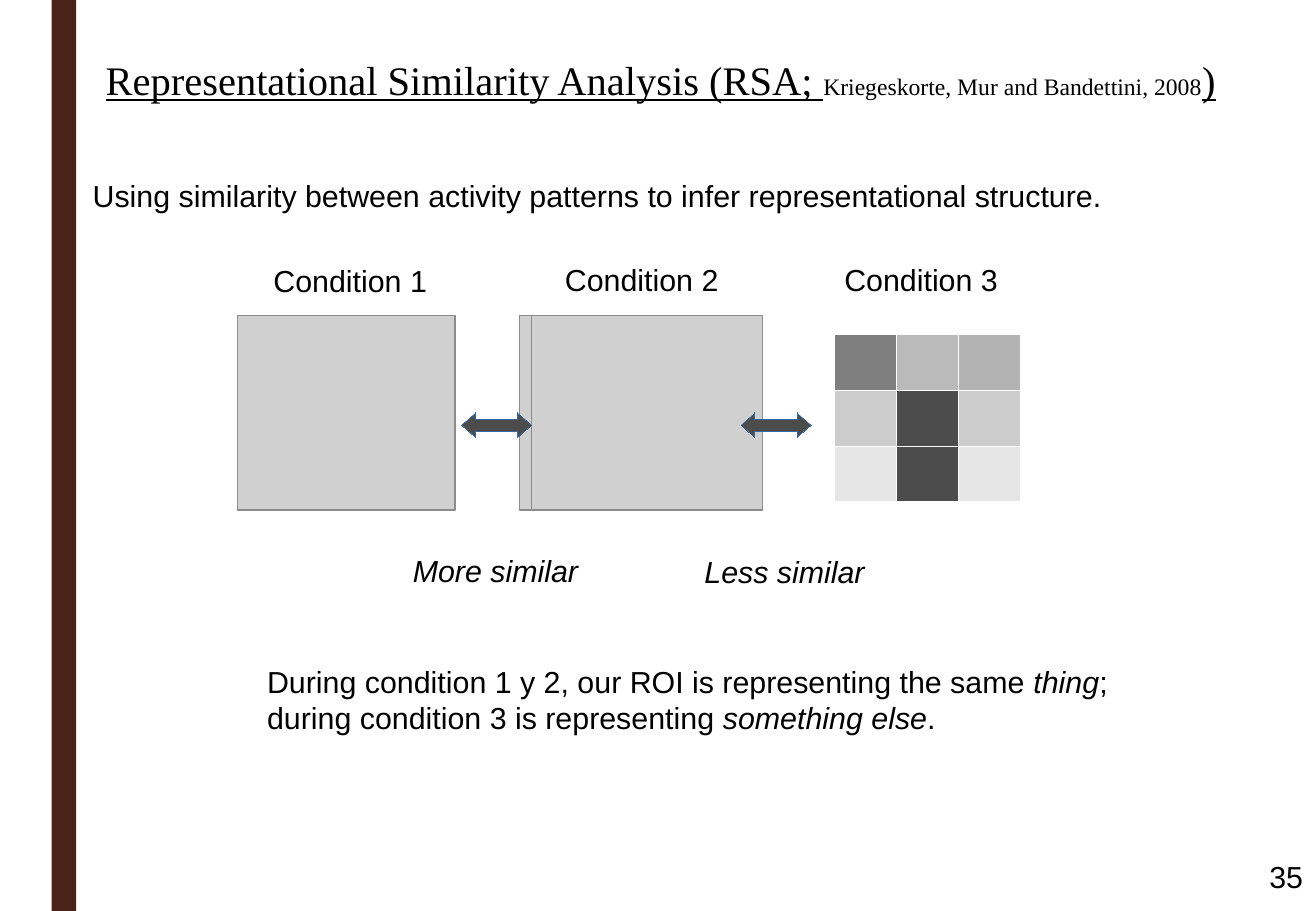
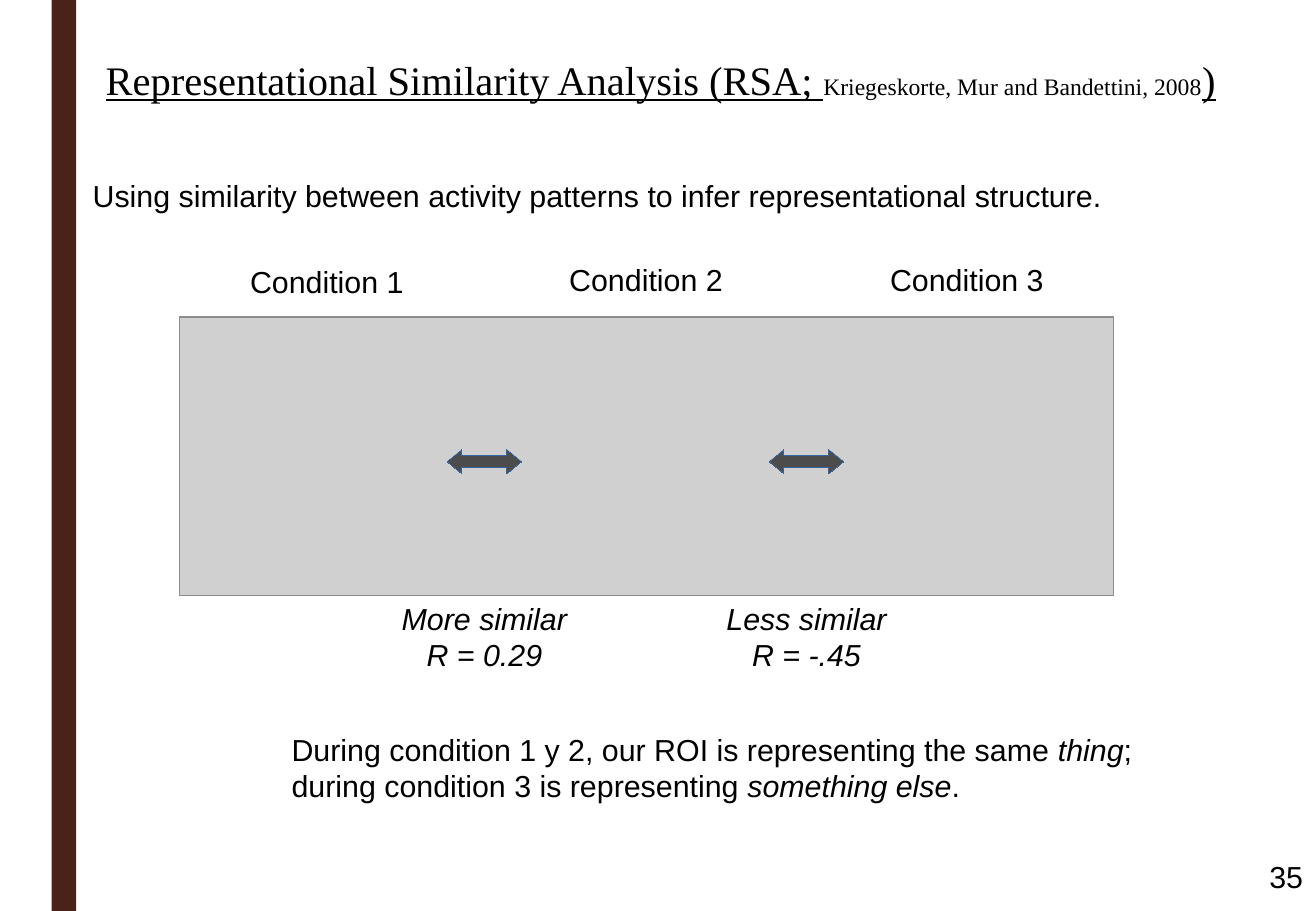
Before and after one commit to ortiztud/fmri_analysis_intro, a slide deck: slide 35 of slides/slides_session-5.pptx. Drawn at 1316x911 pixels with LibreOffice and Linux fonts; fonts in the diff are those of the drawing; grey boxes stand for pictures; background and template pictures are left out. Boxes give left, top, right and bottom in pixels: in the first picture for what was removed or moved away, otherwise in the second. Text is boxed around its words. In the diff, an @@ line names an element or a change of style, - is before the commit and + after.

```diff
--- a/slides/slides_session-5.pptx
+++ b/slides/slides_session-5.pptx
@@ text "Condition 1": place and size @@
-text "Condition 1" at [273,270,427,293]
+text "Condition 1" at [250,271,404,294]
@@ alignment left to centre in 3 elements at [569,269,723,292], [250,271,404,294], [890,269,1044,292] @@
@@ text "Condition 3": place and size @@
-text "Condition 3" at [844,269,998,292]
+text "Condition 3" at [890,269,1044,292]
@@ picture added at [180,317,1114,595] @@
@@ picture removed at [237,316,454,510] @@
@@ picture removed at [520,316,751,510] @@
@@ picture removed at [532,316,763,510] @@
@@ table removed at [835,334,1021,502], 3 rows, 3 columns @@
- |  | 
- |  | 
- |  | 
@@ freeform shape: place and size @@
-freeform shape at [462,413,532,437]
+freeform shape at [447,450,521,474]
@@ freeform shape: place and size @@
-freeform shape at [741,413,812,437]
+freeform shape at [769,450,843,474]
@@ text "More similar": place and size @@
-text "More similar" at [413,560,578,583]
+text "More similar" at [402,608,567,667]
@@ text "Less similar": place and size @@
-text "Less similar" at [704,561,865,584]
+text "Less similar" at [726,608,887,667]
@@ text at [402,608,567,631]: alignment left to centre @@
@@ text at [726,608,887,631]: alignment left to centre @@
@@ text at [427,644,542,667]: paragraph added @@
+R = 0.29
@@ text at [752,645,861,667]: paragraph added @@
+R = -.45
@@ text "During condition 1 y 2, ...": place and size @@
-text "During condition 1 y 2, ..." at [267,671,1107,735]
+text "During condition 1 y 2, ..." at [292,739,1132,803]
```
Also in this commit, not shown: 8 other slides changed, 2 other files.
